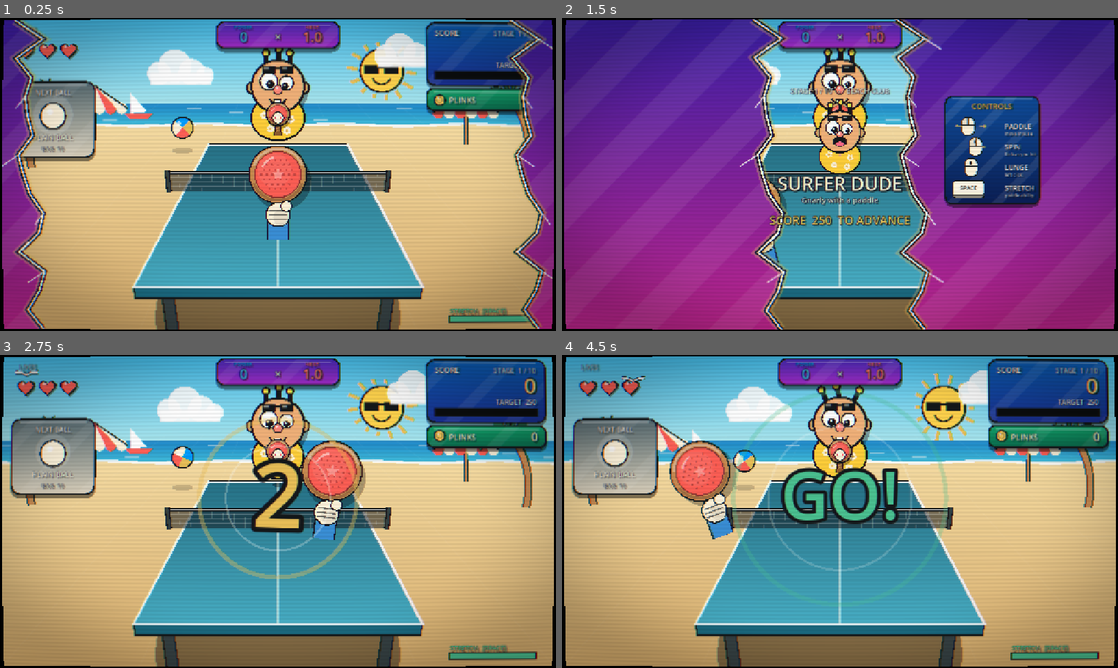
Above: before the commit, frames 1-4 (two rows, left to right).
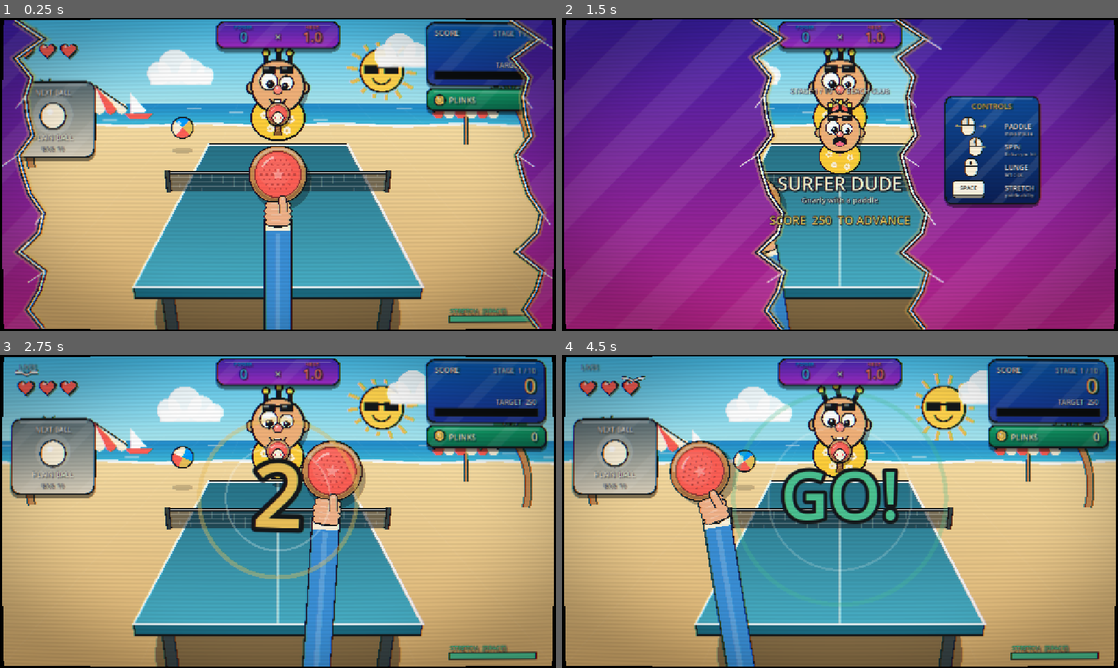
Above: after the commit, the same moments.

Repository: happsie/RoguePong
Game: Godot game, scene res://scenes/main.tscn
The game is run twice, just before and just after one commit, with the same random seed, the same clock (stepped at 60 frames per second) and the same inputs.
Inputs (mouse positions are in pixels of both pictures, inside the frame that each line leads up to):
- Up to frame 1 (0.25 s): no input
- Up to frame 2 (1.5 s): tap Enter at 0.5, 0.6 s; move the mouse to (962, 158) at 0.52 s; click (962, 158) at 0.67 s; tap Space at 0.77 s; drag from (728, 190) to (812, 237) at 1.27 s
- Up to frame 3 (2.75 s): move the mouse to (333, 442) at 2.02 s; tap Enter at 2.1 s; click (333, 442) at 2.17 s
- Up to frame 4 (4.5 s): drag from (812, 574) to (673, 464) at 2.77 s; move the mouse to (1006, 558) at 3.52 s; tap Enter at 3.6 s; click (1006, 558) at 3.67 s; tap Space at 3.77 s; drag from (673, 464) to (756, 433) at 4.27 s

The runs differ from the first frame. In frame 1, 2.0% of the frame differs, in the area x 47-53%, y 56-100%; in frame 2, 0.4%; in frame 3, 2.6%; in frame 4, 2.8%, in the area x 24-35%, y 42-100%.

Commit message:
Redraw the paddle hand: a fist around the handle and a sleeved forearm
Co-Authored-By: Claude Sonnet 5.5 <noreply@anthropic.com>

Diff:
--- a/scripts/art.gd
+++ b/scripts/art.gd
@@ -164,23 +164,46 @@
 	ci.draw_set_transform(Vector2.ZERO, 0.0, Vector2.ONE)
 
 
-## A cartoon glove gripping the handle, with a short cuff, so the paddle never floats. `handle` is the
-## skin's handle length. Draw it after the paddle.
-static func glove(ci: CanvasItem, pos: Vector2, r: float, tilt: float, alpha: float, handle: float = 1.0) -> void:
-	var cuff := Color("3a8fd6")
-	var y := r * (0.55 + 1.3 * handle) - r * 0.42
+## The player's hand gripping the handle, with a sleeved forearm rising from the bottom of the screen.
+## `handle` is the skin's handle length. Draw it after the paddle.
+static func hand(ci: CanvasItem, pos: Vector2, r: float, tilt: float, alpha: float, handle: float = 1.0) -> void:
+	var skin := Color("f2b38a")
+	var sleeve := Color("3a8fd6")
+	var y := r * (0.55 + 1.3 * handle) - r * 0.45
+	# forearm: from the wrist down off the screen, in screen space so it stays roughly upright
+	var wrist := pos + Vector2(0, y + r * 0.2).rotated(tilt)
+	var far := Vector2(lerpf(wrist.x, 640.0, 0.25), 820.0)
+	var dir := (far - wrist).normalized()
+	ci.draw_line(wrist, far, Color(INK, alpha), r * 0.9 + 6.0)
+	ci.draw_line(wrist, far, Color(sleeve, alpha), r * 0.9)
+	ci.draw_line(wrist + dir * r * 0.5, far, Color(sleeve.lightened(0.18), alpha), r * 0.18)
+	ci.draw_line(wrist, wrist + dir * r * 0.42, Color(CREAM, alpha), r * 0.9)
 	ci.draw_set_transform(pos, tilt, Vector2.ONE)
-	ci.draw_rect(Rect2(-r * 0.34 - 3.0, y + r * 0.22, r * 0.68 + 6.0, r * 0.7), Color(INK, alpha))
-	ci.draw_rect(Rect2(-r * 0.34, y + r * 0.22, r * 0.68, r * 0.7), Color(cuff, alpha))
-	ci.draw_rect(Rect2(-r * 0.34, y + r * 0.22, r * 0.68, r * 0.14), Color(cuff.lightened(0.35), alpha))
-	ci.draw_circle(Vector2(0, y), r * 0.4 + 3.0, Color(INK, alpha))
-	ci.draw_circle(Vector2(0, y), r * 0.4, Color(CREAM, alpha))
-	ci.draw_circle(Vector2(r * 0.1, y + r * 0.1), r * 0.28, Color(CREAM.darkened(0.08), alpha))
-	for i in 3:
-		var fy := y - r * 0.14 + i * r * 0.15
-		ci.draw_line(Vector2(-r * 0.32, fy), Vector2(r * 0.32, fy), Color(INK, 0.6 * alpha), maxf(1.5, r * 0.045))
-	ci.draw_circle(Vector2(r * 0.3, y - r * 0.3), r * 0.17 + 2.5, Color(INK, alpha))
-	ci.draw_circle(Vector2(r * 0.3, y - r * 0.3), r * 0.17, Color(CREAM, alpha))
+	# fist: a palm with four fingers wrapped around the handle and the thumb laid along it
+	var w := r * 0.4
+	ellipse(ci, Vector2(0, y + r * 0.04), w + 3.0, r * 0.42 + 3.0, Color(INK, alpha))
+	ellipse(ci, Vector2(0, y + r * 0.04), w, r * 0.42, Color(skin.darkened(0.08), alpha))
+	for i in 4:
+		var fy := y - r * 0.3 + i * r * 0.2
+		var fx := w * (0.92 - absf(i - 1.5) * 0.08)
+		ci.draw_line(Vector2(-fx, fy), Vector2(fx, fy), Color(INK, alpha), r * 0.22 + 5.0)
+		ci.draw_circle(Vector2(-fx, fy), r * 0.11 + 2.5, Color(INK, alpha))
+		ci.draw_circle(Vector2(fx, fy), r * 0.11 + 2.5, Color(INK, alpha))
+	for i in 4:
+		var fy := y - r * 0.3 + i * r * 0.2
+		var fx := w * (0.92 - absf(i - 1.5) * 0.08)
+		ci.draw_line(Vector2(-fx, fy), Vector2(fx, fy), Color(skin, alpha), r * 0.22)
+		ci.draw_circle(Vector2(-fx, fy), r * 0.11, Color(skin, alpha))
+		ci.draw_circle(Vector2(fx, fy), r * 0.11, Color(skin, alpha))
+		ci.draw_line(Vector2(-fx + r * 0.1, fy - r * 0.05), Vector2(fx * 0.3, fy - r * 0.05), Color(skin.lightened(0.3), 0.8 * alpha), maxf(1.5, r * 0.04))
+	# thumb, resting on top of the fingers
+	var t0 := Vector2(w * 0.55, y - r * 0.02)
+	var t1 := Vector2(w * 0.4, y - r * 0.5)
+	ci.draw_line(t0, t1, Color(INK, alpha), r * 0.24 + 5.0)
+	ci.draw_circle(t1, r * 0.12 + 2.5, Color(INK, alpha))
+	ci.draw_line(t0, t1, Color(skin, alpha), r * 0.24)
+	ci.draw_circle(t1, r * 0.12, Color(skin, alpha))
+	ci.draw_circle(t1 + Vector2(0, -r * 0.03), r * 0.05, Color(skin.lightened(0.35), alpha))
 	ci.draw_set_transform(Vector2.ZERO, 0.0, Vector2.ONE)
 
 
--- a/scripts/world_view.gd
+++ b/scripts/world_view.gd
@@ -256,7 +256,7 @@
 		for k in 4:
 			Art.paddle_disc(self, pp - Vector2(signf(pad.x) * (k + 1) * pr * 0.5, 0.0), pr, tilt, 0.12 * alpha, skin)
 	Art.paddle_disc(self, pp, pr, tilt, alpha, skin)
-	Art.glove(self, pp, pr, tilt, alpha, skin.handle)
+	Art.hand(self, pp, pr, tilt, alpha, skin.handle)
 
 
 func _fx() -> void:
Not shown, changed: CLAUDE.md
